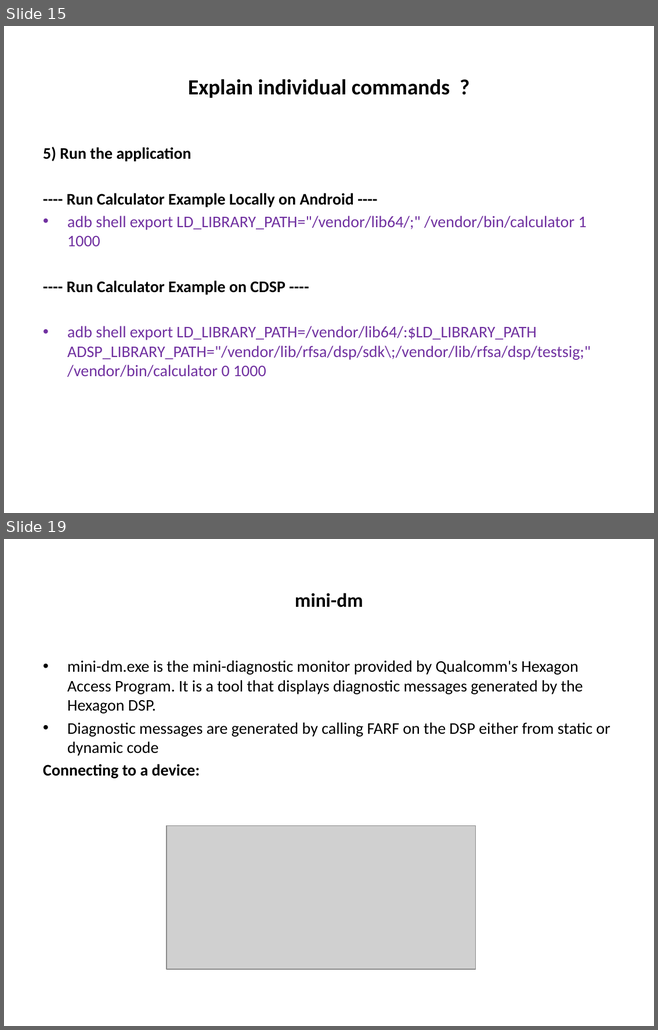
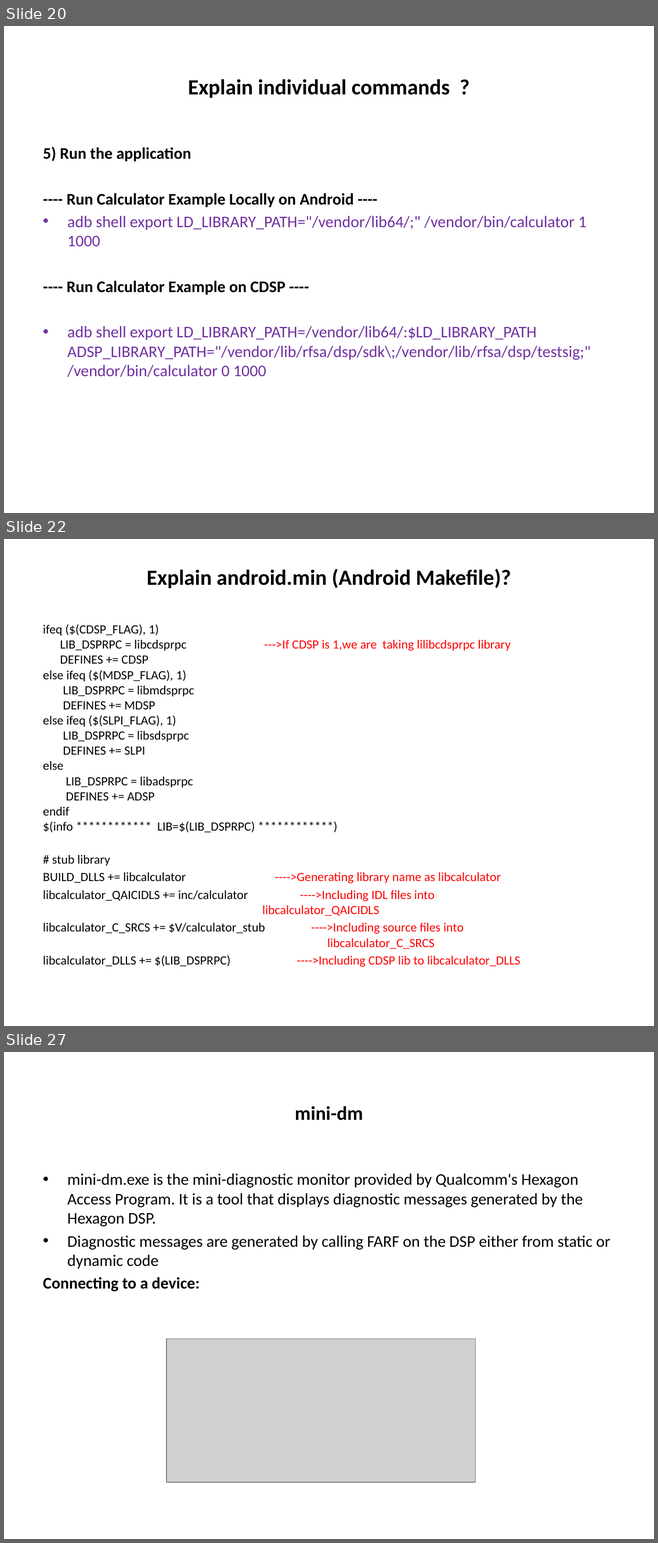
Before and after one commit to Bhagyalakshmi-Marem/TSHtraining, a slide deck: Hexagon_SDK/Docs/Hexagon_SDK_ppt.pptx. Shown one above the other, each under a label of ours: slides 15 and 19 before the commit, slides 20, 22 and 27 after it; the slides between them are not shown. The pictures are 658x1030 and 658x1543 pixels, drawn with LibreOffice and Linux fonts; fonts in the diff are those of the drawing; grey boxes stand for pictures. Boxes give left, top, right and bottom in pixels: in the first picture for what was removed or moved away, otherwise in the second. Text is boxed around its words. In the diff, an @@ line names an element or a change of style, - is before the commit and + after.

```diff
--- a/Hexagon_SDK/Docs/Hexagon_SDK_ppt.pptx
+++ b/Hexagon_SDK/Docs/Hexagon_SDK_ppt.pptx
@@ slide 22 added at <box>4,539,654,1026</box>, background #FFFFFF @@
@@ title added at <box>147,569,511,588</box>, 24 pt, text #000000, bold @@
+Explain android.min (Android Makefile)?
@@ text added at <box>43,624,520,967</box>, 14 pt, text #000000 @@
+ifeq ($(CDSP_FLAG), 1)
+LIB_DSPRPC = libcdsprpc --->If CDSP is 1,we are taking lilibcdsprpc library
+DEFINES += CDSP
+else ifeq ($(MDSP_FLAG), 1)
+LIB_DSPRPC = libmdsprpc
+DEFINES += MDSP
+else ifeq ($(SLPI_FLAG), 1)
+LIB_DSPRPC = libsdsprpc
+DEFINES += SLPI
+else
+LIB_DSPRPC = libadsprpc
+DEFINES += ADSP
+endif
+$(info ************ LIB=$(LIB_DSPRPC) ************)
+# stub library
+BUILD_DLLS += libcalculator ---->Generating library name as libcalculator
+libcalculator_QAICIDLS += inc/calculator ---->Including IDL files into libcalculator_QAICIDLS
+libcalculator_C_SRCS += $V/calculator_stub ---->Including source files into libcalculator_C_SRCS
+libcalculator_DLLS += $(LIB_DSPRPC) ---->Including CDSP lib to libcalculator_DLLS
@@ what was slide 15 is now slide 20 @@
@@ what was slide 19 is now slide 27 @@
```
Also in this commit, not shown: 8 slides changed, 8 other slides added, 1 other file.
